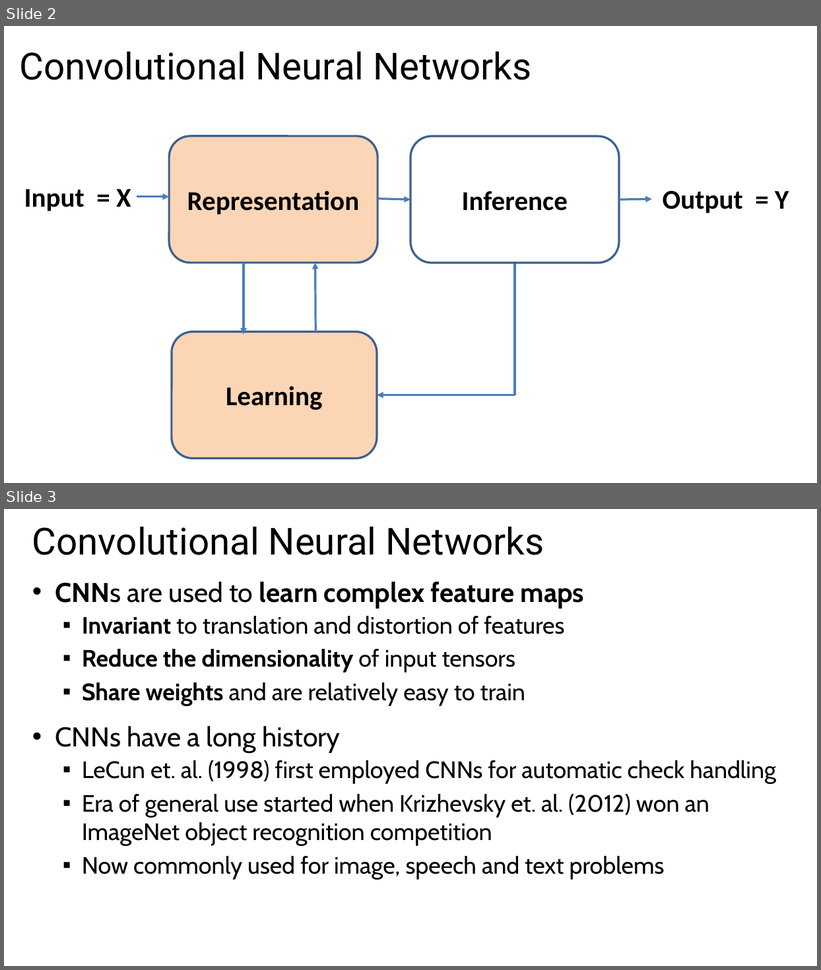
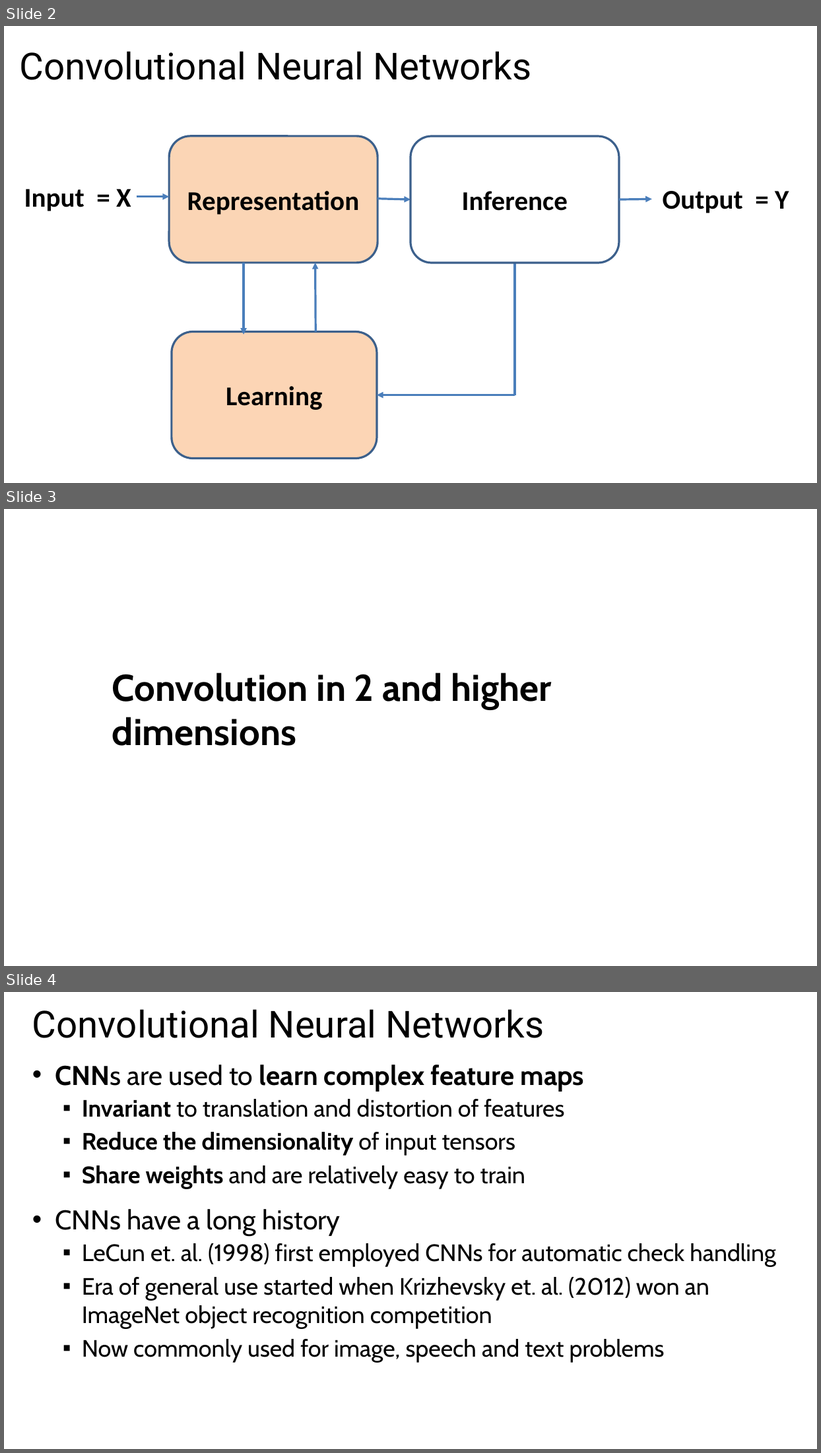
Before and after one commit to StephenElston/CSCI-E25, a slide deck: Slides/6_ConvolutionalNNs.pptx. Shown one above the other, each under a label of ours: slides 2 and 3 before the commit, slides 2, 3 and 4 after it. The pictures are 821x970 and 821x1453 pixels, drawn with LibreOffice and Linux fonts; fonts in the diff are those of the drawing. Boxes give left, top, right and bottom in pixels: in the first picture for what was removed or moved away, otherwise in the second. Text is boxed around its words. In the diff, an @@ line names an element or a change of style, - is before the commit and + after.

```diff
--- a/Slides/6_ConvolutionalNNs.pptx
+++ b/Slides/6_ConvolutionalNNs.pptx
@@ slide 3 added at (4, 509, 817, 966), background #FFFFFF @@
@@ subtitle added at (112, 673, 552, 746), 44 pt, text #000000, bold @@
+Convolution in 2 and higher dimensions
@@ what was slide 3 is now slide 4 @@
```
Also in this commit, not shown: 1 slide changed, 5 other slides added, 1 other file.
